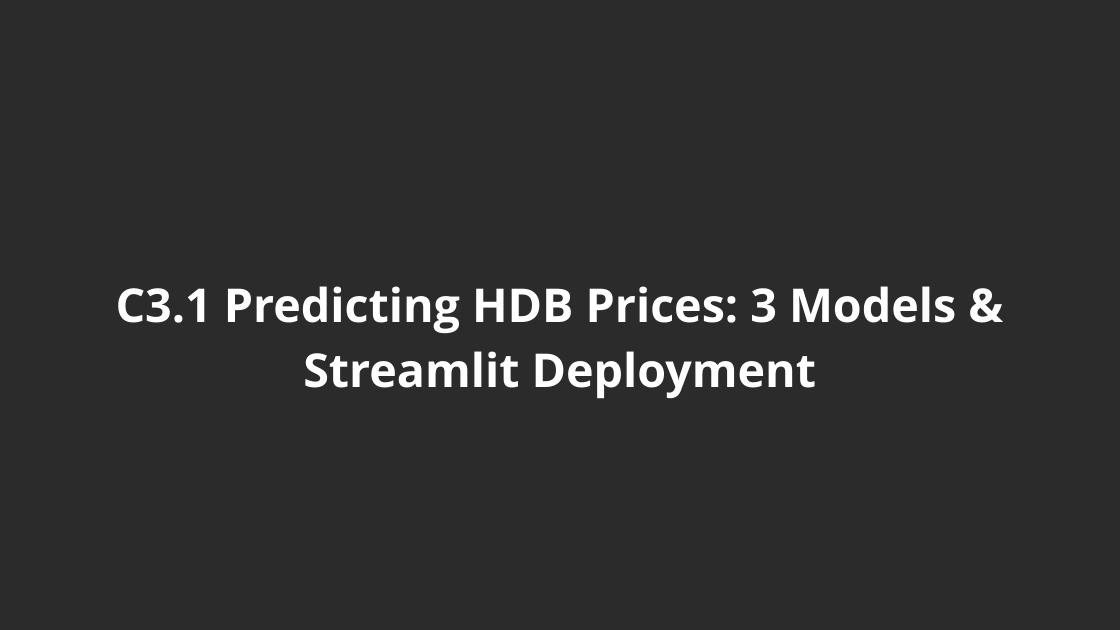
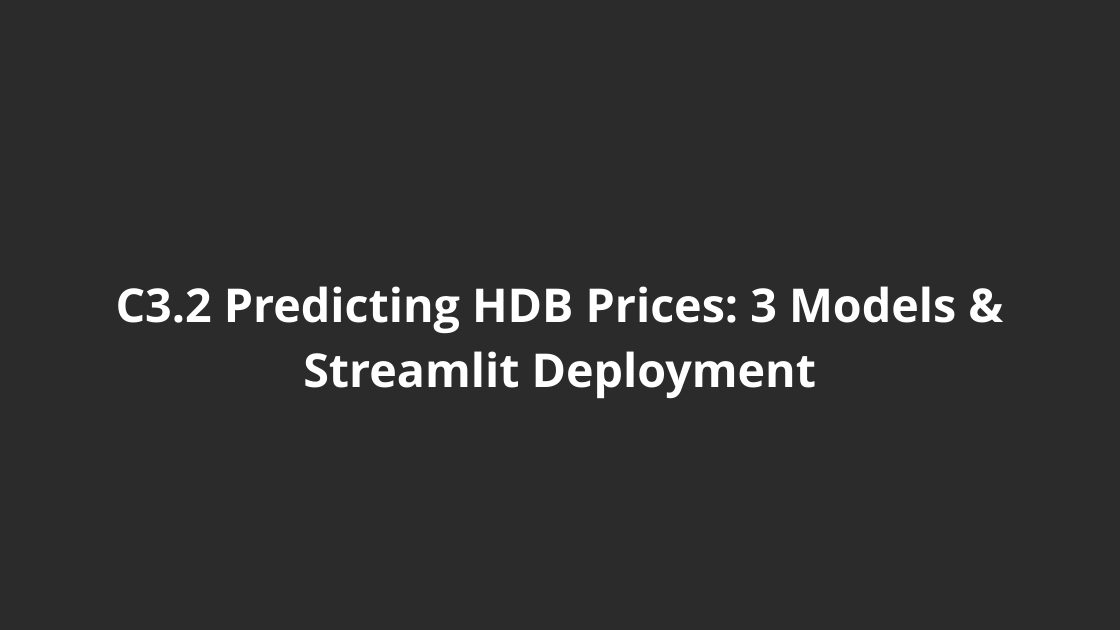
Before and after one commit to TKCH121/6m-data-c3.2-HDB_price_predictor, a slide deck: slide 2 of Coaching 1 - Linear regression [Streamlit deployment].pptx. Drawn at 1120x630 pixels with LibreOffice and Linux fonts; fonts in the diff are those of the drawing; background and template pictures are left out; a plain dark background stands for a picture behind light text. Boxes give left, top, right and bottom in pixels: in the first picture for what was removed or moved away, otherwise in the second. Text is boxed around its words. In the diff, an @@ line names an element or a change of style, - is before the commit and + after.

Commit message:
typo corrected

```diff
--- a/Coaching 1 - Linear regression [Streamlit deployment].pptx
+++ b/Coaching 1 - Linear regression [Streamlit deployment].pptx
@@ title at <box>116,286,956,398</box>: text changed @@
-C3.1 Predicting HDB Prices: 3 Models & Streamlit Deployment
+C3.2 Predicting HDB Prices: 3 Models & Streamlit Deployment
```
Also in this commit, not shown: 11 other slides changed.
